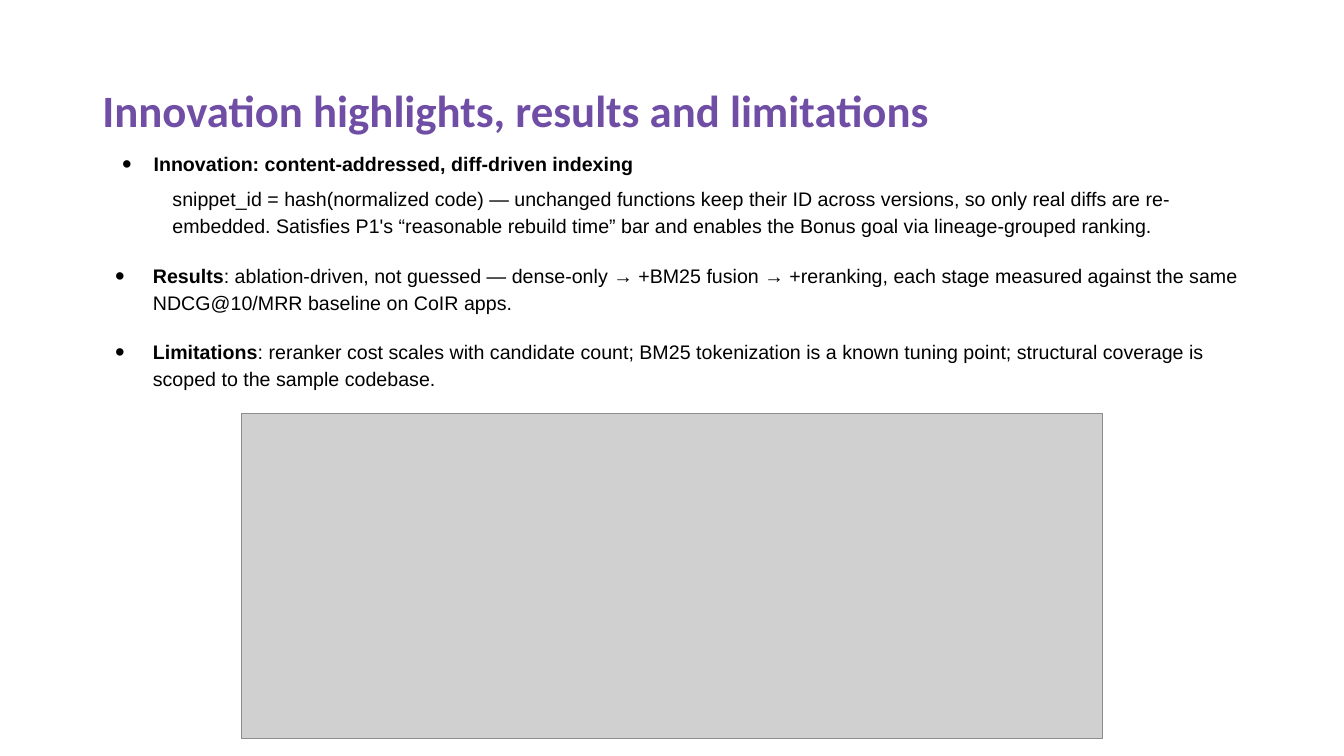
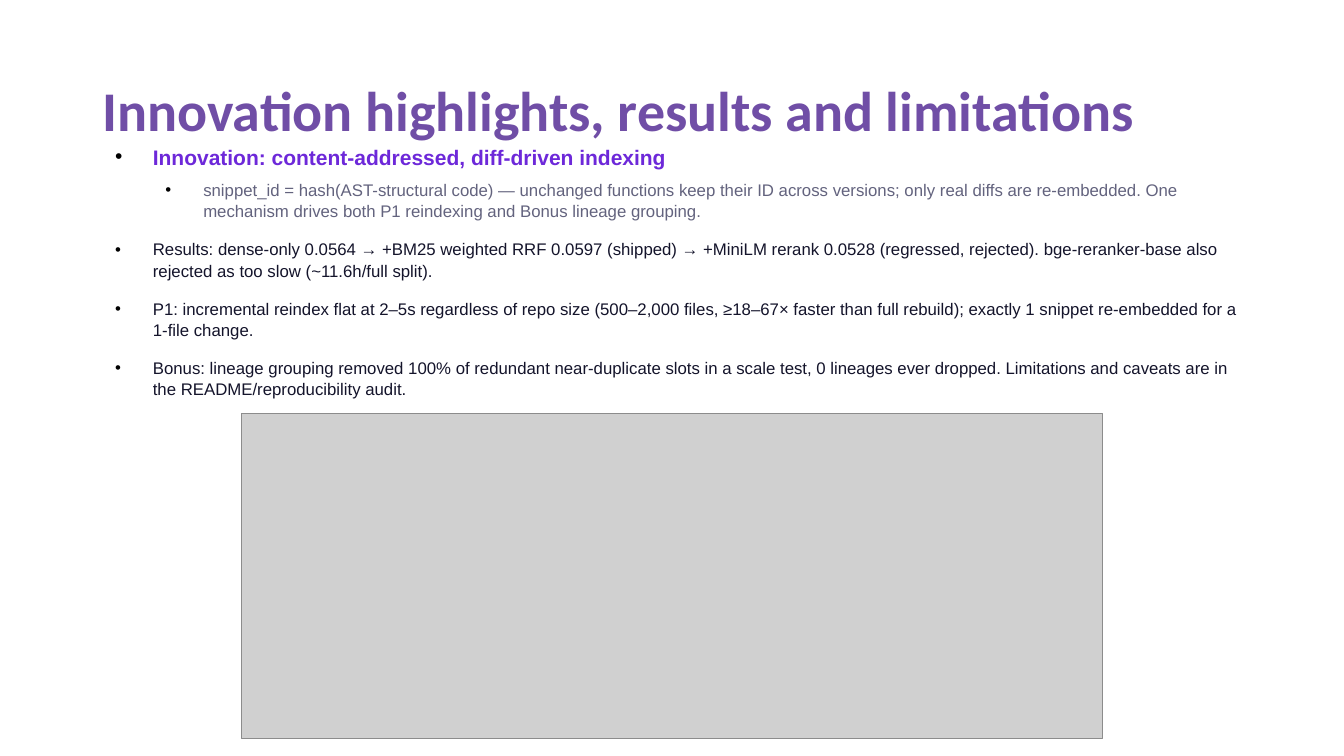
Before and after one commit to soumya12-droid/Agentic_Code_Intelligence, a slide deck: slide 8 of VIT_Vellore_Shard_Submission.pptx. Drawn at 1344x756 pixels with LibreOffice and Linux fonts; fonts in the diff are those of the drawing; grey boxes stand for pictures. Boxes give left, top, right and bottom in pixels: in the first picture for what was removed or moved away, otherwise in the second. Text is boxed around its words. In the diff, an @@ line names an element or a change of style, - is before the commit and + after.

Commit message:
Update submission deck: accurate pipeline description and results
Replace the presentation with the final version. The deck now describes the
shipped pipeline (dense bge-small-en-v1.5 plus BM25 with weighted reciprocal
rank fusion, no reranker), reports both rejected rerankers, and covers the
structural queries, incremental versioning and lineage results with the
measured numbers.

```diff
--- a/VIT_Vellore_Shard_Submission.pptx
+++ b/VIT_Vellore_Shard_Submission.pptx
@@ title "Innovation highlights, results and limitations" at [102,91,1134,141]: size 32 to 40 pt @@
@@ text at [153,149,665,169]: size 14 to 15 pt, text colour #000000 to #6D28D9 in "Innovation: content-addressed, diff-driven indexing"; indent changed; line spacing 1.15 to 1.05; less space between paragraphs @@
@@ text at [153,184,1236,399]: text changed; size 14 to 12 pt; text colour #000000 to #14142B @@
-  snippet_id = hash(normalized code) — unchanged functions keep their ID across versions, so only real diffs are re-embedded. Satisfies P1's “reasonable rebuild time” bar and enables the Bonus goal via lineage-grouped ranking.
-• Results: ablation-driven, not guessed — dense-only → +BM25 fusion → +reranking, each stage measured against the same NDCG@10/MRR baseline on CoIR apps.
-• Limitations: reranker cost scales with candidate count; BM25 tokenization is a known tuning point; structural coverage is scoped to the sample codebase.
+  • snippet_id = hash(AST-structural code) — unchanged functions keep their ID across versions; only real diffs are re-embedded. One mechanism drives both P1 reindexing and Bonus lineage grouping.
+• Results: dense-only 0.0564 → +BM25 weighted RRF 0.0597 (shipped) → +MiniLM rerank 0.0528 (regressed, rejected). bge-reranker-base also rejected as too slow (~11.6h/full split).
+• P1: incremental reindex flat at 2–5s regardless of repo size (500–2,000 files, ≥18–67× faster than full rebuild); exactly 1 snippet re-embedded for a 1-file change.
+• Bonus: lineage grouping removed 100% of redundant near-duplicate slots in a scale test, 0 lineages ever dropped. Limitations and caveats are in the README/reproducibility audit.
```
Also in this commit, not shown: 9 other slides changed.
